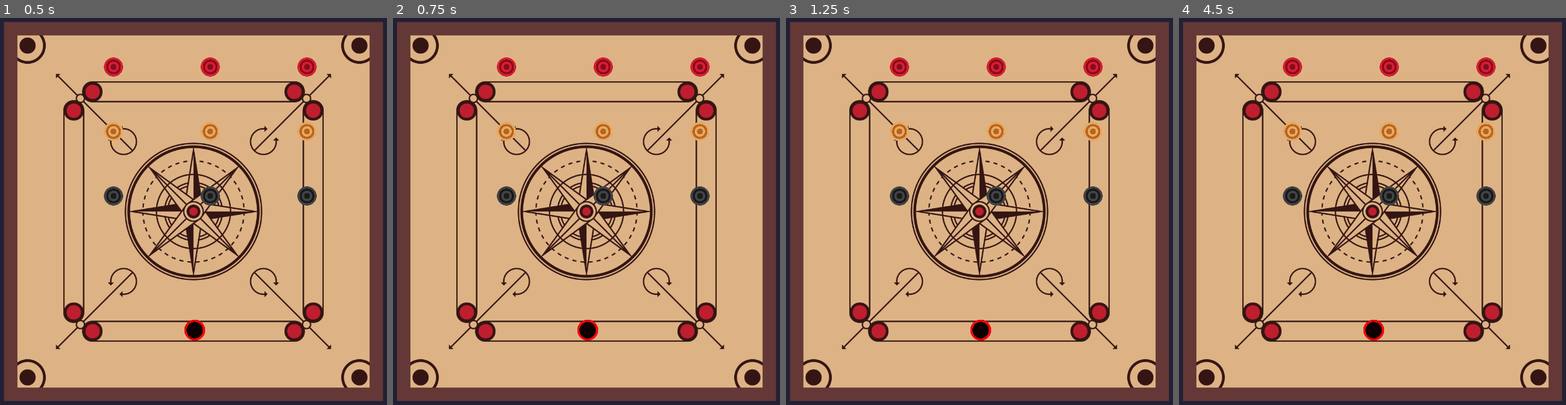
Above: before the commit, frames 1-4 (left to right).
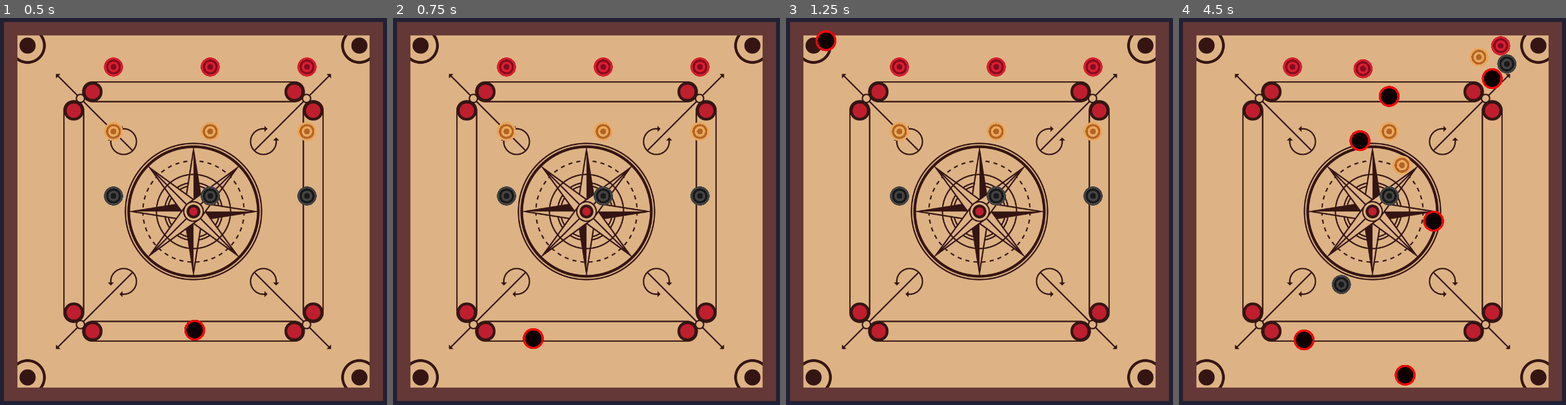
Above: after the commit, the same moments.

Repository: vignesh-seven/carroms
Game: Godot game, scene res://scenes/main.tscn
The game is run twice, just before and just after one commit, with the same random seed, the same clock (stepped at 60 frames per second) and the same inputs.
Inputs (mouse positions are in pixels of both pictures, inside the frame that each line leads up to):
- Up to frame 1 (0.5 s): no input
- Up to frame 2 (0.75 s): tap Enter at 0.5 s; move the mouse to (679, 192) at 0.52 s; hold D (right) from 0.53 s (still down); tap Space (shoot) at 0.6 s
- Up to frame 3 (1.25 s): keep holding D (right)
- Up to frame 4 (4.5 s): move the mouse to (1287, 230) at 1.27 s; release D (right) at 1.28 s; hold A (left) 1.28-2.03 s; tap Space (shoot) every 0.75 s from 1.35 to 4.35 s; move the mouse to (1415, 118) at 2.02 s; hold D (right) 2.03-3.53 s; move the mouse to (1353, 296) at 2.77 s; move the mouse to (1496, 273) at 3.52 s; hold A (left) from 3.53 s (still down); tap F (reset_striker) at 4.15 s; move the mouse to (1248, 149) at 4.27 s

Frame 1 is identical in both runs. In frame 2, 0.5% of the frame differs, in the area x 33-53%, y 78-86%; in frame 3, 0.5%; in frame 4, 3.8%, in the area x 26-88%, y 4-95%.

Commit message:
spawn striker on triggering shoot

Diff:
--- a/scenes/goal_points.gd
+++ b/scenes/goal_points.gd
@@ -7,7 +7,8 @@
 	#print(body) # Striker<RigidBody2d>
 	#print(local_shape_index) # The no. of the area2D
 	#var local_shape_owner = shape_find_owner(local_shape_index)
-	var local_shape_node = shape_owner_get_owner(shape_find_owner(local_shape_index))
+	#var local_shape_node = shape_owner_get_owner(shape_find_owner(local_shape_index))
 
 	#print(local_shape_owner)
 	#print(local_shape_node) # the local collision circle
+	pass
--- a/scenes/main.gd
+++ b/scenes/main.gd
@@ -7,7 +7,7 @@
 
 # Spawning the strikers
 var striker_scene = preload("res://scenes/striker.tscn")
-var striker_dummy_scene = preload("res://scenes/striker_dummy.tscn")
+#var striker_dummy_scene = preload("res://scenes/striker_dummy.tscn")
 
 
 func _ready():
@@ -30,8 +30,24 @@
 			carrom.position = marker.position
 			$Carroms.add_child(carrom)
 
-	# spawing striker
-	var striker_dummy = striker_dummy_scene.instantiate()
-	striker_dummy.position = $StrikerStartMarker.position
-	print(striker_dummy.position)
-	$Strikers.add_child(striker_dummy)
+	# set-up the striker sprite
+	$Strikers/StrikerDummy.position = $StrikerStartMarker.position
+
+func _process(delta):
+	#if Input.is_action_just_pressed("shoot"):
+		#print("Shoot")
+		#var striker = striker_scene.instantiate()
+		#striker.linear_velocity = Vector2.ZERO
+		#striker.angular_velocity = 0.0
+		#striker.position = $"../StrikerStartMarker".position
+		#$Strikers.add_child(striker)
+
+	if Input.is_action_just_pressed("reset_striker"):
+		print("Reset")
+		#find_child("Striker")
+		#print(find_children("Striker"))
+	if Input.is_action_pressed("left"):
+		print("Left")
+
+	if Input.is_action_pressed("right"):
+		print("Right")
--- a/scenes/main.tscn
+++ b/scenes/main.tscn
@@ -1,8 +1,10 @@
-[gd_scene load_steps=7 format=3 uid="uid://w4gcorywtwwu"]
+[gd_scene load_steps=9 format=3 uid="uid://w4gcorywtwwu"]
 
 [ext_resource type="Texture2D" uid="uid://lljnpc2hsydm" path="res://sprites/carrom-board.png" id="1_a7er2"]
 [ext_resource type="Script" path="res://scenes/main.gd" id="1_vu3lo"]
 [ext_resource type="Script" path="res://scenes/goal_points.gd" id="2_ei0oq"]
+[ext_resource type="PackedScene" uid="uid://dacxphk8sfpdu" path="res://scenes/striker_dummy.tscn" id="4_o4jug"]
+[ext_resource type="Script" path="res://scenes/strikers.gd" id="4_sbwrm"]
 
 [sub_resource type="PhysicsMaterial" id="PhysicsMaterial_e7887"]
 friction = 0.4
@@ -110,5 +112,10 @@
 metadata/color = "black"
 
 [node name="Strikers" type="Node2D" parent="."]
+script = ExtResource("4_sbwrm")
+
+[node name="StrikerDummy" parent="Strikers" instance=ExtResource("4_o4jug")]
+
+[node name="StrikerPhysics" type="Node2D" parent="Strikers"]
 
 [connection signal="body_shape_entered" from="CarromBoard/GoalPoints" to="CarromBoard/GoalPoints" method="_on_body_shape_entered"]
--- a/scenes/striker.gd
+++ b/scenes/striker.gd
@@ -1,36 +1,38 @@
-extends RigidBody2D
-
-var aiming = true
-
-func _physics_process(delta):
-	# apply force on the striker when the shot
-	if Input.is_action_just_pressed("shoot"):
-		var mouse_position = get_viewport().get_mouse_position()
-		var direction = (mouse_position - position).normalized()
-		# strength of the force is calculated like this for now
-		var strength = mouse_position.distance_to(position)
-
-		# reset the striker velocities before applying the force on it
-		linear_velocity = Vector2.ZERO
-		angular_velocity = 0.0
-		apply_central_impulse(direction * -(strength * 5))
-		aiming = false
-
-	# while in aiming mode, allow moving the striker left and right
-	if Input.is_action_pressed("left") and aiming:
-		position.x -= 5
-		if position.x < 168:
-			position.x = 168
-	if Input.is_action_pressed("right") and aiming:
-		position.x += 5
-		if position.x > 480:
-			position.x = 480
-
-
-func _integrate_forces(state):
-	if Input.is_action_just_pressed("reset_striker"):
-		linear_velocity = Vector2.ZERO
-		angular_velocity = 0.0
-		position = $"../StrikerStartMarker".position # teleport the striker to the default marker position
-
-		aiming = true
+#extends RigidBody2D
+#
+#var aiming = true
+#
+#func _physics_process(delta):
+	## apply force on the striker when the shot
+	#if Input.is_action_just_pressed("shoot"):
+		#var mouse_position = get_viewport().get_mouse_position()
+		#var direction = (mouse_position - position).normalized()
+		## strength of the force is calculated like this for now
+		#var strength = mouse_position.distance_to(position)
+		#
+		## reset the striker velocities before applying the force on it
+		#linear_velocity = Vector2.ZERO
+		#angular_velocity = 0.0
+		#apply_central_impulse(direction * -(strength * 5))
+		#aiming = false
+	#
+	## while in aiming mode, allow moving the striker left and right
+	#if Input.is_action_pressed("left") and aiming:
+		#position.x -= 5
+		#if position.x < 168:
+			#position.x = 168
+	#if Input.is_action_pressed("right") and aiming:
+		#position.x += 5
+		#if position.x > 480:
+			#position.x = 480
+		#
+#
+#func _integrate_forces(state):
+	#if Input.is_action_just_pressed("reset_striker"):
+		#linear_velocity = Vector2.ZERO
+		#angular_velocity = 0.0
+		#position = $"../StrikerStartMarker".position # teleport the striker to the default marker position
+		#
+		#aiming = true
+	#
+	#
--- a/scenes/strikers.gd
+++ b/scenes/strikers.gd
@@ -1,16 +1,28 @@
 extends Node2D
 
+var striker_scene = preload("res://scenes/striker.tscn")
 # Called when the node enters the scene tree for the first time.
 func _ready():
 	pass
 
-
 # Called every frame. 'delta' is the elapsed time since the previous frame.
 func _process(delta):
-	if Input.is_action_just_pressed("left"):
-		print("hi")
-		var striker_dummy = striker_dummy_scene.instantiate()
-		#striker_dummy.position = $"../StrikerStartMarker".position
-		print(striker_dummy.position)
+	pass
 
-		add_child(striker_dummy)
+func _physics_process(delta):
+	if Input.is_action_just_pressed("shoot"):
+		$StrikerDummy.visible = false
+		var striker = striker_scene.instantiate()
+		striker.position = $"../StrikerStartMarker".position
+
+		var mouse_position = get_viewport().get_mouse_position()
+		var direction = (mouse_position - $"../StrikerStartMarker".position).normalized()
+		# strength of the force is calculated like this for now
+		var strength = mouse_position.distance_to(position)
+
+		# reset the striker velocities before applying the force on it
+		#striker.linear_velocity = Vector2.ZERO
+		#striker.angular_velocity = 0.0
+		striker.apply_central_impulse(direction * -(strength * 3))
+
+		$StrikerPhysics.add_child(striker)
